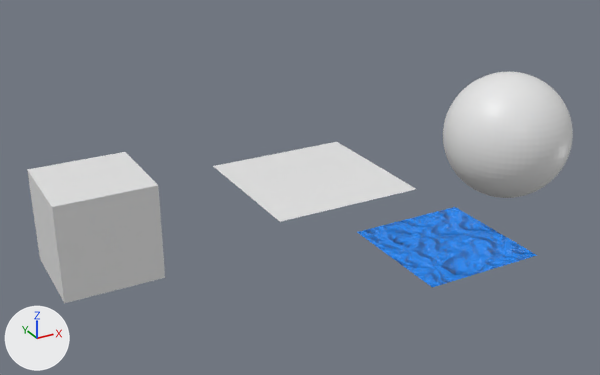
The Blender file Testat/gruppe12.blend as it was, and as the next commit left it.
Rendered twice from a 50 mm camera at (-114.3, -186.9, 91.1) aimed at (-17.3, -10.5, 2.9). Every picture has the same lights, and +X, +Y and +Z are marked at lower left.
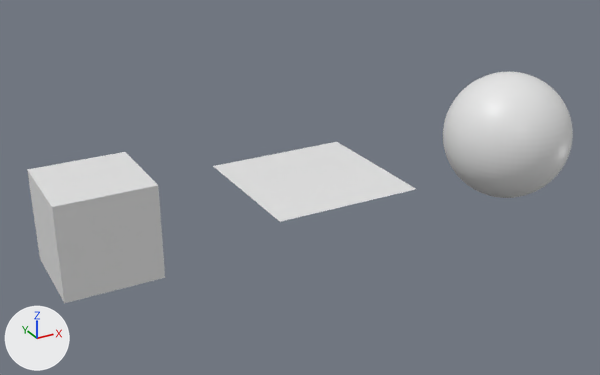
The change, as a list of edits to the scene's bpy script:
```text
Change ob_plane:
    remove _m = ob_plane.modifiers.new('Subdivision.001', 'SUBSURF')
    remove _m.subdivision_type = 'SIMPLE'
    remove _m.levels = 3
    remove _m.render_levels = 3
Remove ob_plane_001:
    ob_plane_001 = bpy.data.objects.new('Plane.001', me_plane_003)
    ob_plane_001.location = (0.0, -50.0, 0.0)
```

Boxes [x1, y1, x2, y2] around the edits, measured in the pictures (600 x 375 px):
'Plane.001', deleted: before [357, 207, 537, 287]
